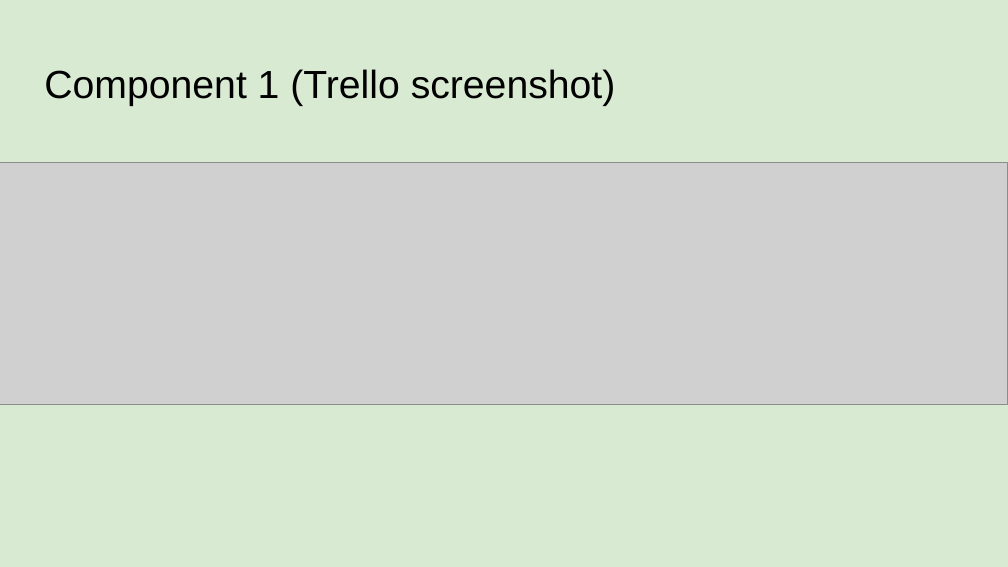
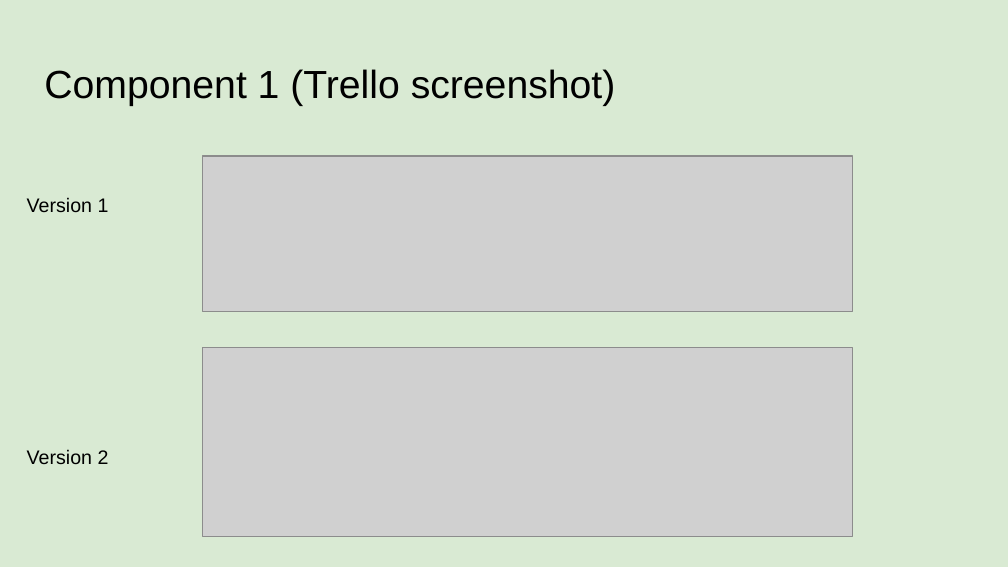
Before and after one commit to levinelson69/pizza_bot, a slide deck: slide 4 of 022_91893+_+91897+Documentation.pptx. Drawn at 1008x567 pixels with LibreOffice and Linux fonts; fonts in the diff are those of the drawing; grey boxes stand for pictures. Boxes give left, top, right and bottom in pixels: in the first picture for what was removed or moved away, otherwise in the second. Text is boxed around its words. In the diff, an @@ line names an element or a change of style, - is before the commit and + after.

```diff
--- a/022_91893+_+91897+Documentation.pptx
+++ b/022_91893+_+91897+Documentation.pptx
@@ picture: place and size @@
-picture at (0, 162, 1008, 404)
+picture at (203, 156, 852, 311)
@@ text added at (27, 197, 109, 213), 14 pt, text #000000 @@
+Version 1
@@ picture added at (203, 348, 852, 537) @@
@@ text added at (27, 449, 109, 465), 14 pt, text #000000 @@
+Version 2
```
Also in this commit, not shown: 2 other slides changed, 1 slide added, 3 other files.
